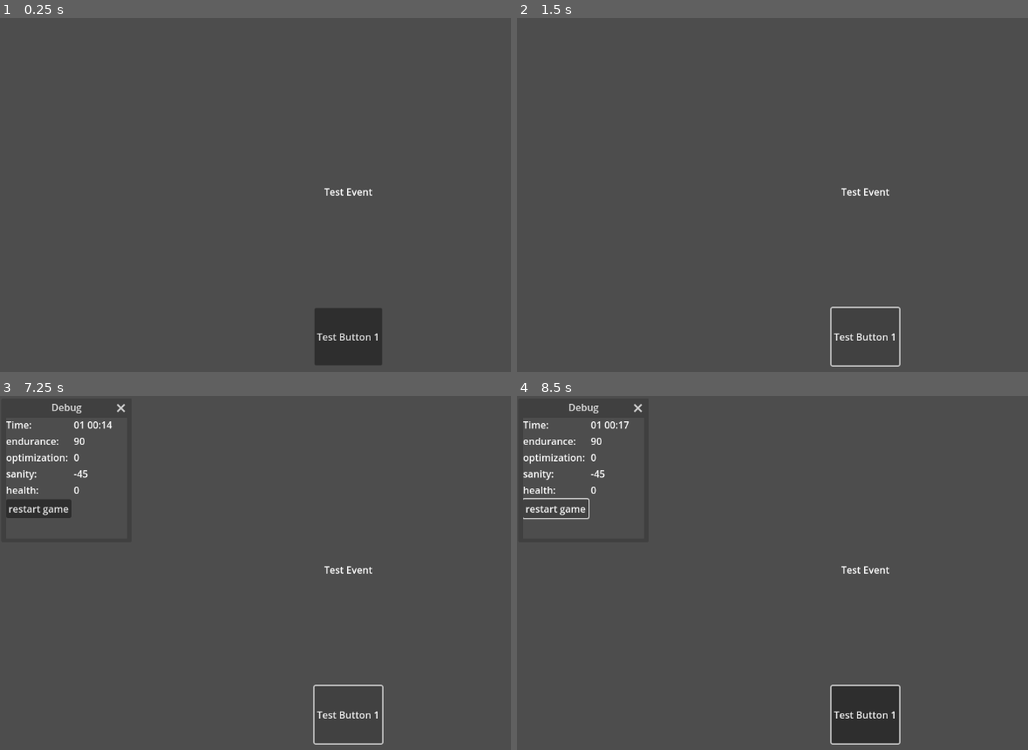
Above: before the commit, frames 1-4 (two rows, left to right).
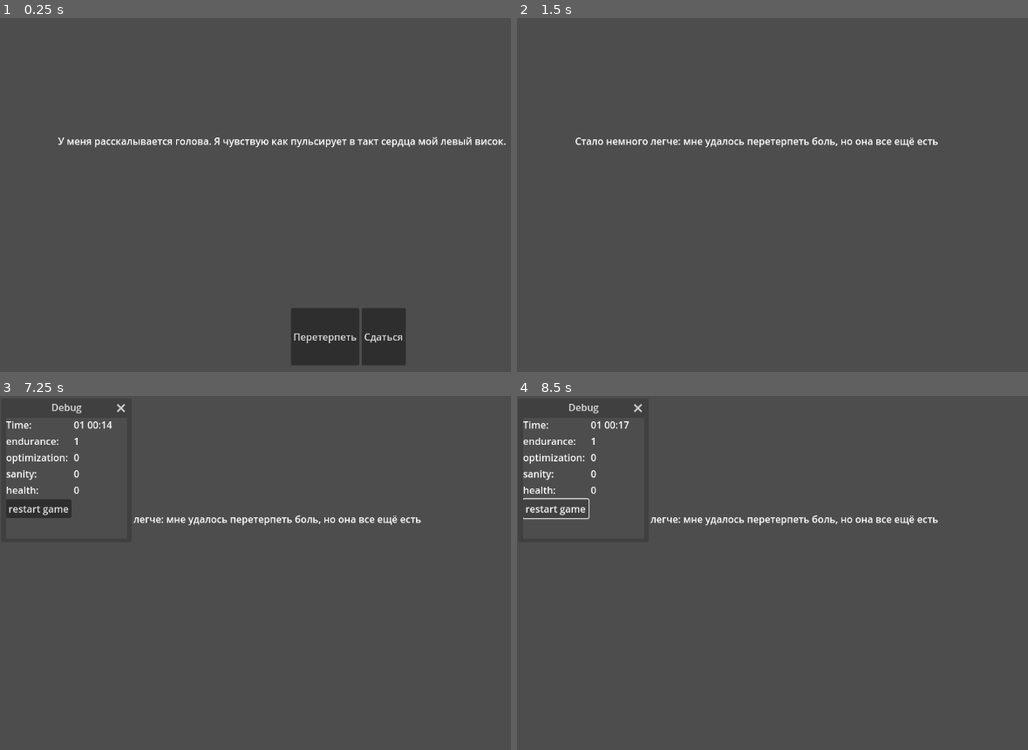
Above: after the commit, the same moments.

Repository: Hiffwux/February
Game: Godot game, scene res://events/eventMain.tscn
Two runs of this game, one before a commit and one after it. Both use one fixed random seed, a clock stepped at 60 frames per second and the inputs below. The project has no main scene, so this scene is started directly.
Inputs (mouse positions are in pixels of both pictures, inside the frame that each line leads up to):
- Up to frame 1 (0.25 s): no input
- Up to frame 2 (1.5 s): click (864, 336) at 0.5 s, where only the run before the commit has a clickable "Test Button 1"; click (864, 329) at 1.25 s, where only the run after the commit has a clickable "Далее"
- Up to frame 3 (7.25 s): click (347, 714) at 2 s, where only the run before the commit has a clickable "Test Button 1"; click (347, 714) at 2.75 s, where only the run before the commit has a clickable "Test Button 1"; tap Enter at 3.5, 5, 6.5 s; tap Space at 4.25, 5.75 s; tap ` (openDebugPanel) at 7.15 s
- Up to frame 4 (8.5 s): click "restart game" at 7.25 s; click "restart game" at 8 s

The runs differ from the first frame. In frame 1, 2.7% of the frame differs, in the area x 11-99%, y 33-99%; in frame 2, 1.2%; in frame 3, 1.1%; in frame 4, 3.1%, in the area x 14-83%, y 11-99%.

Commit message:
upgrade of the event system

Diff:
--- a/debug/debugPanel.gd
+++ b/debug/debugPanel.gd
@@ -33,3 +33,7 @@
 
 func _on_close_requested():
 	visible = false
+
+
+func _on_restart_game_pressed():
+	pass
--- a/debug/debugPanel.tscn
+++ b/debug/debugPanel.tscn
@@ -53,8 +53,9 @@
 layout_mode = 2
 text = "0"
 
-[node name="Button" type="Button" parent="GridContainer"]
+[node name="restartGame" type="Button" parent="GridContainer"]
 layout_mode = 2
 text = "restart game"
 
 [connection signal="close_requested" from="." to="." method="_on_close_requested"]
+[connection signal="pressed" from="GridContainer/restartGame" to="." method="_on_restart_game_pressed"]
--- a/events/eventMain.gd
+++ b/events/eventMain.gd
@@ -1,42 +1,47 @@
 extends Control
 
-@onready var labelContainer = $labelContainer
+@onready var label = $label
 @onready var buttonContainer = $buttonContainer
+@onready var nextButton = $next
 
-#для облегчения
-#var dict = GlobalEventManager.eventDictionary
-var eventPickId: int = 0
+var eventData:Dictionary
 
-func _ready():
-	#забираю текст
-	var eventLabel = Label.new()
-	eventLabel.text = GlobalEventManager.eventDictionary["event"+ str(eventPickId)]["text"]
-	labelContainer.add_child(eventLabel)
+var nextSubEvent
 
-	#забираю кнопки
-	for button in GlobalEventManager.eventDictionary["event"+ str(eventPickId)]["buttons"]:
+func initEvent(event):
+	if event == null:
+		OS.alert("Конец")
+		return
+	label.text = event["text"]
+
+	for button in event["buttons"]:
 		var eventButton = Button.new()
 		eventButton.text = button["label"]
 		buttonContainer.add_child(eventButton)
-		eventButton.pressed.connect(_applyChanges.bind(button))
+		eventButton.pressed.connect(_buttonPressed.bind(button))
 
+func _ready():
+	startEvent(GlobalEventManager.allEvents[0])
 
-	#for button in GlobalEventManager.eventDictionary["event0"]["buttons"]:
-		#var eventButton =  Button.new()
-		#eventButton.text = button["text"]
-		#$HBoxContainer.add_child(eventButton)
-		#eventButton.pressed.connect(_eventButtonPressed.bind(button["text"]))
+func startEvent(event:Dictionary):
+	eventData = event
+	initEvent(eventData["root"])
 
-
-# Called every frame. 'delta' is the elapsed time since the previous frame.
-func _process(delta):
-	pass
-
-func _applyChanges(button:Dictionary):
+func _buttonPressed(button:Dictionary):
 	if button.has("statChanges"):
 		var stats:Dictionary = button["statChanges"]
 		for statName in stats.keys():
 			GlobalStats.add_stat_by_name(statName, stats[statName])
 
-func _endEvent():
-	print("END")
+	for child in buttonContainer.get_children():
+		child.queue_free()
+
+	var nextSubEventName = button.get("nextEvent", null)
+	nextSubEvent = eventData.get(nextSubEventName, null)
+	label.text = button["text"]
+	nextButton.visible = true
+
+
+func _on_next_pressed():
+	nextButton.visible = false
+	initEvent(nextSubEvent)
--- a/events/eventMain.tscn
+++ b/events/eventMain.tscn
@@ -11,7 +11,7 @@
 grow_vertical = 2
 script = ExtResource("1_6x00c")
 
-[node name="labelContainer" type="HBoxContainer" parent="."]
+[node name="label" type="RichTextLabel" parent="."]
 layout_mode = 1
 anchors_preset = -1
 anchor_left = 0.0833333
@@ -20,7 +20,7 @@
 anchor_bottom = 0.592593
 grow_horizontal = 2
 grow_vertical = 2
-alignment = 1
+bbcode_enabled = true
 metadata/_edit_use_anchors_ = true
 
 [node name="buttonContainer" type="HBoxContainer" parent="."]
@@ -34,3 +34,17 @@
 grow_vertical = 2
 alignment = 1
 metadata/_edit_use_anchors_ = true
+
+[node name="next" type="Button" parent="."]
+visible = false
+layout_mode = 1
+anchors_preset = -1
+anchor_left = 0.5
+anchor_top = 0.8
+anchor_right = 0.5
+anchor_bottom = 0.8
+grow_horizontal = 2
+grow_vertical = 2
+text = "Далее"
+
+[connection signal="pressed" from="next" to="." method="_on_next_pressed"]
--- a/events/febr_events_sample.json
+++ b/events/febr_events_sample.json
@@ -1,42 +1,32 @@
 {
 	"notes" : "",
-	"event0" : {
-		"text" : "Test Event",
+	"root" : {
+		"text" : "У меня расскалывается голова. Я чувствую как пульсирует в такт сердца мой левый висок.",
 		"buttons" : [
 			{
-				"label" : "Test Button 1",
+				"label" : "Перетерпеть",
+				"text": "Стало немного легче: мне удалось перетерпеть боль, но она все ещё есть",
 				"statChanges": {
-					"END" : 10,
-					"SAN" : -5
+					"END" : 1,
 				},
-				"pressedEvent" : "event0_1"
+			},
+			{
+				"label" : "Сдаться",
+				"text": "Я пытаюсь раствориться в этой боли. \nЯ хочу, чтобы она стала [color=red]частью меня[/color]\nЯ хочу, чтобы она пронизывала каждую клеточку моего тела\nЯ хочу [color=red]стать болью[/color]",
+				"statChanges": {
+					"HLT" : -5,
+				},
+				"nextEvent" : "giveUp"
 			}
 		],
-		"roll" : 0,
-		"eventFailedRoll" : null,
 	},
-	"event0_1" : {
-		"text" : "Pressed event 1",
+	"giveUp": {
+		"text": "У меня не получается. Боль не отпускает",
 		"buttons" : [
 			{
-				"label" : "OK",
-				"pressedEvent" : null
+				"label" : "Бросить этот бред",
+				"text": "Боль не отпустила...",
 			},
-		],
-		"roll" : 10,
-		"eventFailedRoll" : "event0_1failed",
-	},
-	"event0_1failed" : {
-		"text" : "Failed event 1",
-		"buttons" : [
-			{
-				"label" : "OK",
-				"pressedEvent" : null
-			},
-		],
-		"roll" : 10,
-		"eventFailedRoll" : {
-
-		}
+		]
 	}
 }
--- a/global/globalEventManager.gd
+++ b/global/globalEventManager.gd
@@ -1,8 +1,10 @@
 extends Node
-var eventDictionary: Dictionary
+
+var allEvents := []
 
 func _ready():
 	var eventJson = FileAccess.open("res://events/febr_events_sample.json",FileAccess.READ)
-	eventDictionary = JSON.parse_string(eventJson.get_as_text())
+	var eventDictionary = JSON.parse_string(eventJson.get_as_text())
 	eventJson.close()
-	print(eventDictionary)
+
+	allEvents.append(eventDictionary)
